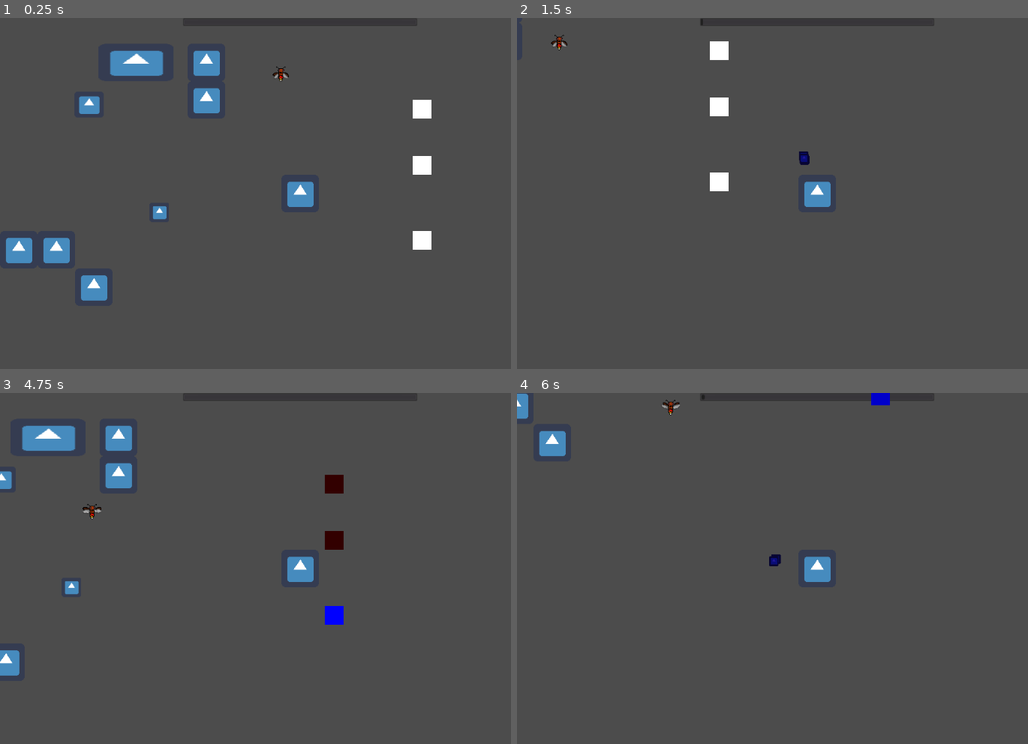
Above: before the commit, frames 1-4 (two rows, left to right).
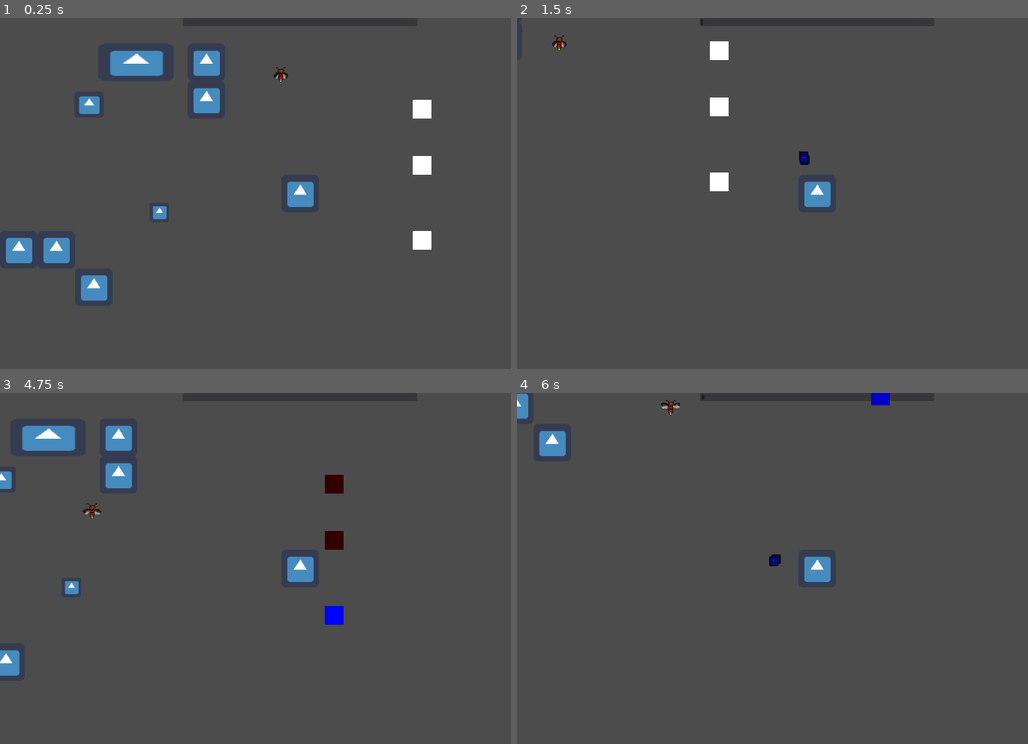
Above: after the commit, the same moments.

Repository: ljweeks/KSU_Fall2022GameJam
Game: Godot game, scene res://test.tscn
Two runs of this game, one before a commit and one after it. Both use one fixed random seed, a clock stepped at 60 frames per second and the inputs below. The engine's default icon, where the game draws it, is replaced by a stand-in: a white triangle on a blue panel in a dark square.
Inputs (mouse positions are in pixels of both pictures, inside the frame that each line leads up to):
- Up to frame 1 (0.25 s): no input
- Up to frame 2 (1.5 s): move the mouse to (951, 175) at 0.52 s; hold D (player_right) 0.53-1.28 s; click (951, 175) at 0.6 s; move the mouse to (695, 211) at 1.27 s; hold S (player_down) from 1.28 s (still down); right-click (695, 211) at 1.35 s
- Up to frame 3 (4.75 s): move the mouse to (357, 491) at 2.02 s; release S (player_down) at 2.03 s; hold D (player_right) 2.03-2.78 s; click (357, 491) at 2.1 s; move the mouse to (270, 638) at 2.77 s; hold W (player_up) 2.78-3.53 s; right-click (270, 638) at 2.85 s; tap Enter at 3.5 s; move the mouse to (480, 621) at 3.52 s; hold A (player_left) from 3.53 s (still down); click (480, 621) at 3.6 s; move the mouse to (117, 515) at 4.27 s; right-click (117, 515) at 4.35 s
- Up to frame 4 (6 s): move the mouse to (849, 568) at 5.02 s; release A (player_left) at 5.03 s; hold S (player_down) 5.03-5.78 s; click (849, 568) at 5.1 s; move the mouse to (726, 480) at 5.77 s; hold D (player_right) from 5.78 s (still down); right-click (726, 480) at 5.85 s

The runs differ from the first frame. In frame 1, less than 0.1% of the frame differs, in the area x 53-57%, y 13-19%; in frame 2, less than 0.1%; in frame 3, less than 0.1%, in the area x 16-20%, y 31-37%; in frame 4, less than 0.1%.

Commit message:
fans kill enemies

Diff:
--- a/Enemies/FireFly.gd
+++ b/Enemies/FireFly.gd
@@ -10,10 +10,16 @@
 onready var nav = get_node("NavigationAgent2D")
 # Called when the node enters the scene tree for the first time.
 func _ready():
+	collision_layer += 2
+	collision_mask += 2
+	contact_monitor = true;
+	contacts_reported = 10000
+	connect("body_entered", self, "collide")
 	var targets = get_tree().get_nodes_in_group("EnemyTarget")
 	if(targets.size() > 0):
 		target = targets[rand_range(0, targets.size())]
 		nav.set_target_location(target.global_position)
+
 
 # Called every frame. 'delta' is the elapsed time since the previous frame.
 func _process(delta):
@@ -21,6 +27,10 @@
 	var moveTarget = (moveTo - self.global_position).normalized()
 	self.apply_central_impulse(moveTarget*speed)
 
+func collide(body):
+	if body is Fan:
+		queue_free()
+
 func damaged(amount):
 	health -= amount
 	if(health <=0):
--- a/Enemies/FireFly.tscn
+++ b/Enemies/FireFly.tscn
@@ -91,7 +91,7 @@
 [node name="animatedSprite" type="AnimatedSprite" parent="."]
 frames = SubResource( 14 )
 animation = "FireFlyAnimation"
-frame = 8
+frame = 3
 playing = true
 
 [node name="NavigationAgent2D" type="NavigationAgent2D" parent="."]
--- a/Interactables/PowerObjects/Fan.gd
+++ b/Interactables/PowerObjects/Fan.gd
@@ -1,3 +1,5 @@
+class_name Fan
+
 extends StaticBody2D
 
 onready var powerableObject = $PowerableObject as PowerableObject
--- a/Player/bullet.tscn
+++ b/Player/bullet.tscn
@@ -6,7 +6,7 @@
 [sub_resource type="CircleShape2D" id=1]
 
 [node name="bullet" type="RigidBody2D"]
-mass = 5.0
+mass = 10.0
 gravity_scale = 0.0
 script = ExtResource( 1 )
 
--- a/project.godot
+++ b/project.godot
@@ -18,6 +18,11 @@
 "class": "BatteryHolder",
 "language": "GDScript",
 "path": "res://Interactables/PowerObjects/BatteryHolder.gd"
+}, {
+"base": "StaticBody2D",
+"class": "Fan",
+"language": "GDScript",
+"path": "res://Interactables/PowerObjects/Fan.gd"
 }, {
 "base": "KinematicBody2D",
 "class": "Player",
@@ -42,6 +47,7 @@
 _global_script_class_icons={
 "Battery": "",
 "BatteryHolder": "",
+"Fan": "",
 "Player": "",
 "PlugEnd": "",
 "PowerArea": "",
